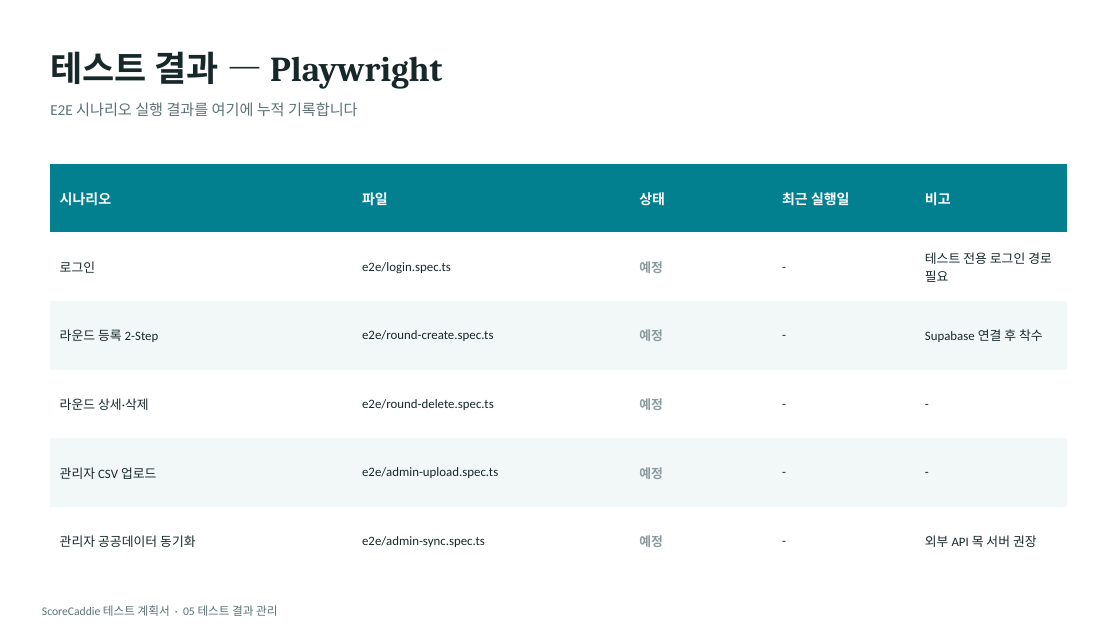
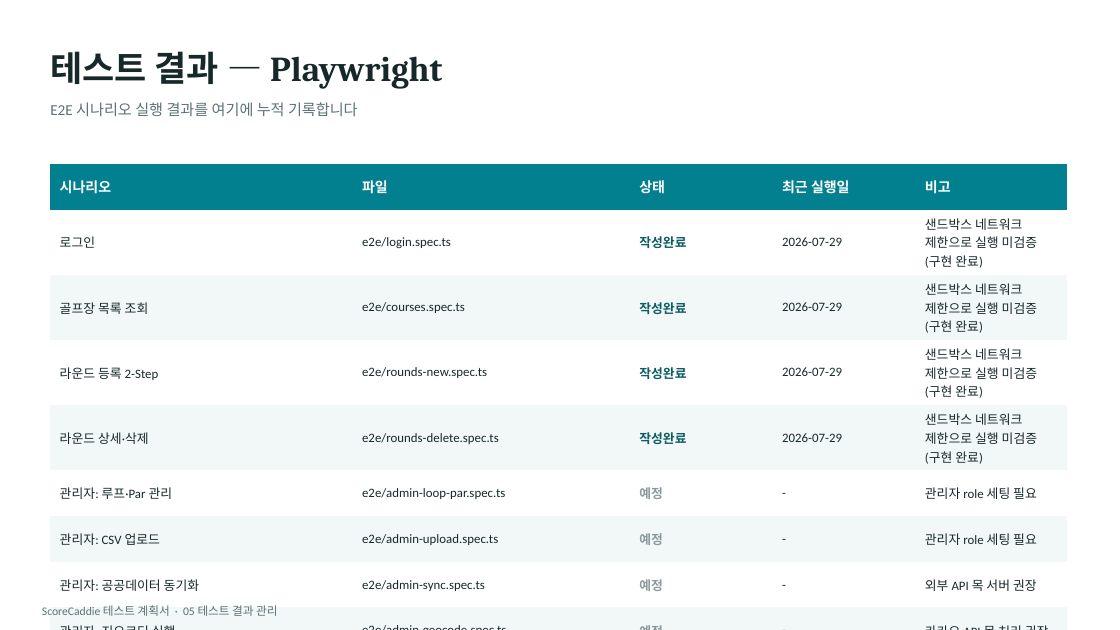
Before and after one commit to haekongpapa/scorecaddie, a slide deck: slide 11 of doc/ScoreCaddie_테스트계획서.pptx. Drawn at 1120x630 pixels with LibreOffice and Linux fonts; fonts in the diff are those of the drawing. Boxes give left, top, right and bottom in pixels: in the first picture for what was removed or moved away, otherwise in the second. Text is boxed around its words. In the diff, an @@ line names an element or a change of style, - is before the commit and + after.

Commit message:
Playwright e2e 셋업: id/pw 테스트 계정 + 자동 정리 아키텍처, 시나리오 1~4(로그인/골프장 목록/라운드 등록 2-Step/라운드 상세·삭제) 구현 + memory.md 114번

```diff
--- a/doc/ScoreCaddie_테스트계획서.pptx
+++ b/doc/ScoreCaddie_테스트계획서.pptx
@@ table at (50,164,1067,595) @@
-row 2: 로그인 | e2e/login.spec.ts | 예정 | - | 테스트 전용 로그인 경로 필요
-row 3: 라운드 등록 2-Step | e2e/round-create.spec.ts | 예정 | - | Supabase 연결 후 착수
-row 4: 라운드 상세·삭제 | e2e/round-delete.spec.ts | 예정 | - | -
-row 5: 관리자 CSV 업로드 | e2e/admin-upload.spec.ts | 예정 | - | -
-row 6: 관리자 공공데이터 동기화 | e2e/admin-sync.spec.ts | 예정 | - | 외부 API 목 서버 권장
+row 2: 로그인 | e2e/login.spec.ts | 작성완료 | 2026-07-29 | 샌드박스 네트워크 제한으로 실행 미검증(구현 완료)
+row 3: 골프장 목록 조회 | e2e/courses.spec.ts | 작성완료 | 2026-07-29 | 샌드박스 네트워크 제한으로 실행 미검증(구현 완료)
+row 4: 라운드 등록 2-Step | e2e/rounds-new.spec.ts | 작성완료 | 2026-07-29 | 샌드박스 네트워크 제한으로 실행 미검증(구현 완료)
+row 5: 라운드 상세·삭제 | e2e/rounds-delete.spec.ts | 작성완료 | 2026-07-29 | 샌드박스 네트워크 제한으로 실행 미검증(구현 완료)
+row 6: 관리자: 루프·Par 관리 | e2e/admin-loop-par.spec.ts | 예정 | - | 관리자 role 세팅 필요
+row 7: 관리자: CSV 업로드 | e2e/admin-upload.spec.ts | 예정 | - | 관리자 role 세팅 필요
+row 8: 관리자: 공공데이터 동기화 | e2e/admin-sync.spec.ts | 예정 | - | 외부 API 목 서버 권장
+row 9: 관리자: 지오코딩 실행 | e2e/admin-geocode.spec.ts | 예정 | - | 카카오 API 목 처리 권장
```
Also in this commit, not shown: 2 other slides changed, 16 other files.
